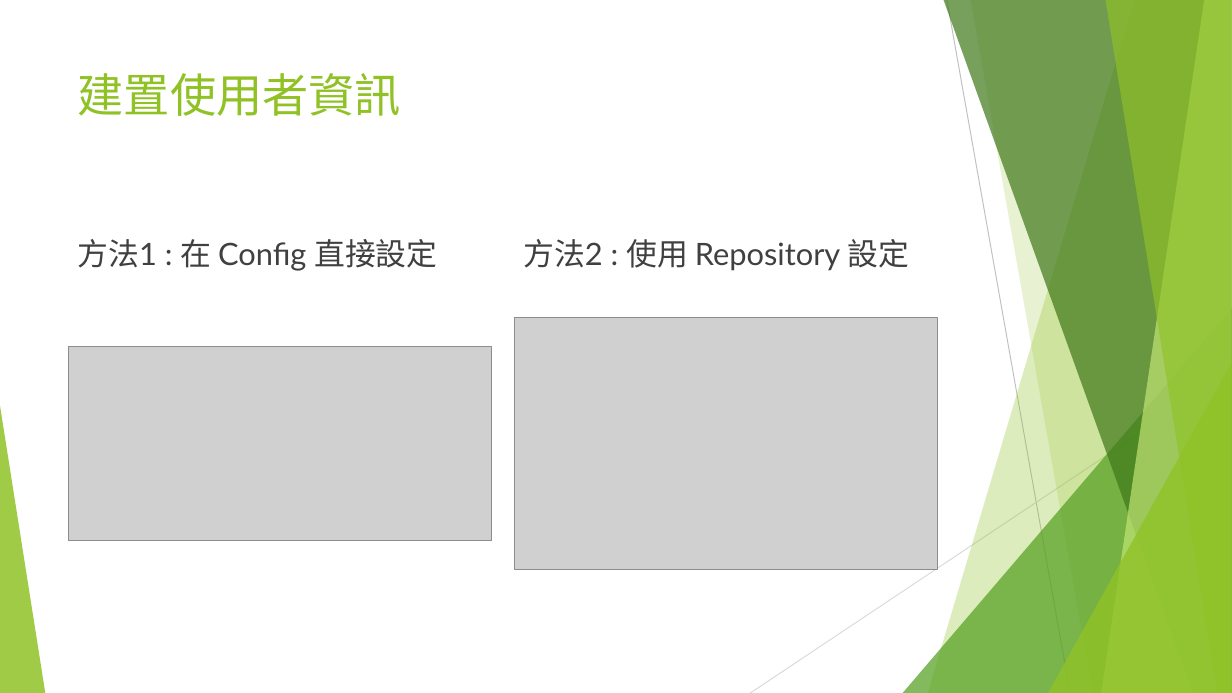
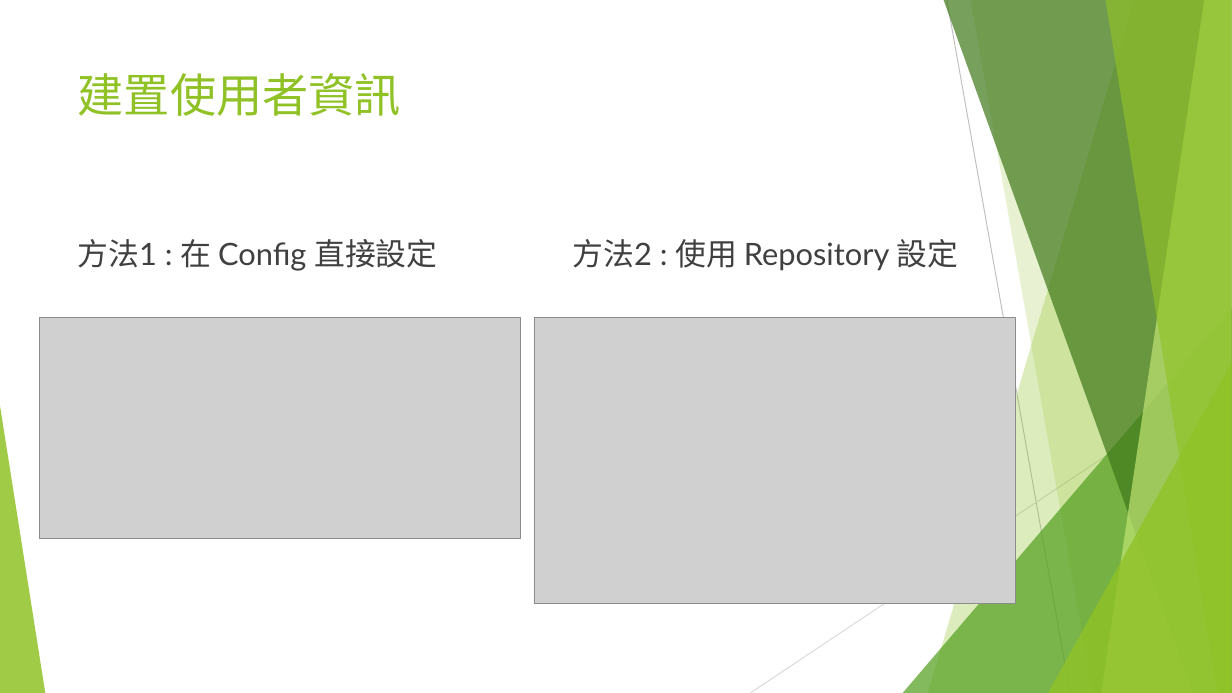
Before and after one commit to Danece/SpringBootSecurity, a slide deck: slide 9 of Spring Boot Security.pptx. Drawn at 1232x693 pixels with LibreOffice and Linux fonts; fonts in the diff are those of the drawing; grey boxes stand for pictures. Boxes give left, top, right and bottom in pixels: in the first picture for what was removed or moved away, otherwise in the second. Text is boxed around its words. In the diff, an @@ line names an element or a change of style, - is before the commit and + after.

Commit message:
adjust ptt內容、add i18N語系建置、fixed 清除無用程式碼

```diff
--- a/Spring Boot Security.pptx
+++ b/Spring Boot Security.pptx
@@ text "方法2 : 使用 Repository 設定": place and size @@
-text "方法2 : 使用 Repository 設定" at (523, 239, 909, 271)
+text "方法2 : 使用 Repository 設定" at (572, 239, 959, 271)
@@ picture: place and size @@
-picture at (68, 347, 492, 541)
+picture at (39, 318, 520, 539)
@@ picture: place and size @@
-picture at (514, 318, 937, 569)
+picture at (534, 318, 1016, 604)
```
Also in this commit, not shown: 14 other slides changed, 5 other files.
